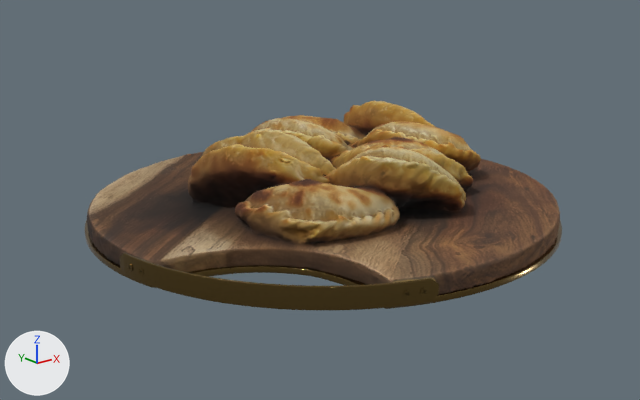
The glTF model hhm_empanadas.glb, before and after one commit.
Before and after are seen from a camera (50 mm lens) standing at (-0.41, -0.507, 0.186) and looking at (-0.008, -0.005, -0.015). The axes (+X, +Y, +Z) are drawn at lower left. The lights are the same throughout. Vertices at the same position are counted once.

The older version as bpy lines, for what is in view:
```python
me_mesh_0 = bpy.data.meshes.new('Mesh_0')
me_mesh_0.from_pydata(...)  # 16332 vertices, 32034 faces; spans x -0.712..0.71, y -0.709..0.707, z -0.115..0.155
me_mesh_0.materials.append(mat_blinn3)  # picture img_blinn3__base_color__image
me_mesh_1 = bpy.data.meshes.new('Mesh_1')
me_mesh_1.from_pydata(...)  # 2117 vertices, 3870 faces; spans x -0.715..0.711, y -0.716..0.711, z -0.12..-0.054
me_mesh_1.materials.append(mat_blinn1)  # brown #776238
ob_base_primitive0 = bpy.data.objects.new('Base_primitive0', me_mesh_1)
ob_base_primitive0.parent = ob_base
ob_base_primitive0.location = (0.0, 0.0, 0.0)
ob_comida = bpy.data.objects.new('Comida', me_mesh_0)
ob_comida.parent = ob_empanadas_grp
ob_comida.location = (0.0, 0.0, 0.0)
ob_empanadas_grp = bpy.data.objects.new('Empanadas_grp', None)
ob_empanadas_grp.parent = ob_root
ob_empanadas_grp.location = (0.0, 0.0, 0.0)
```
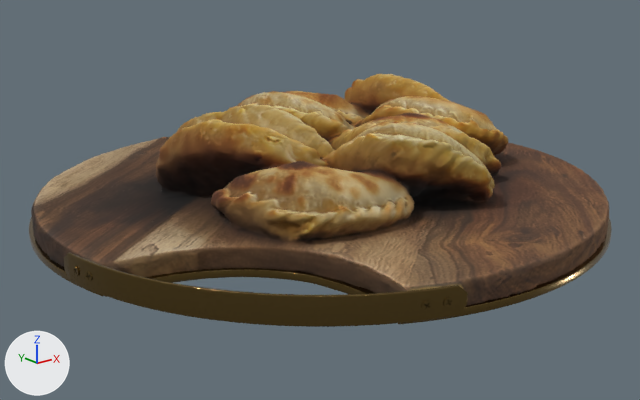
ob_empanadas_grp is not drawn itself; it is the parent of ob_comida, ob_base.

The newer file is also rescaled (x1.2), turned or shifted as a whole; pictures and numbers use the older file's frame.

The edits, one by one:
me_mesh_0 has 16332 vertices, 32034 faces and spans x -0.712..0.71, y -0.709..0.707, z -0.115..0.155.
me_mesh_0 is used by ob_comida; parent ob_empanadas_grp; location (0.0, 0.0, 0.0).
me_mesh_0 part 1: the whole mesh is scaled about its middle by (0.3, -0.3, 0.3), then moved by (-0.001, 0.003, -0.002).
me_mesh_1 has 2117 vertices, 3870 faces and spans x -0.715..0.711, y -0.716..0.711, z -0.12..-0.054.
me_mesh_1 is used by ob_base_primitive0; parent ob_base; location (0.0, 0.0, 0.0).
me_mesh_1 part 2: the whole mesh is scaled about its middle by (0.3, -0.3, 0.3), then moved by (0.0, 0.005, 0.073).
In object 'Empanadas_grp' (ob_empanadas_grp), parent is no longer ob_root.

What differs and where, as boxes (x1, y1, x2, y2) in the pictures (640 x 400 px):
'Comida', mesh rescaled, moved (22% wider, 19% taller)
    before: (87, 101, 560, 295)
    after: (31, 74, 609, 306)
'Base_primitive0', mesh rescaled, moved (22% wider, 22% taller)
    before: (85, 220, 562, 310)
    after: (29, 217, 612, 327)
'Base_primitive1', moved
    before: (128, 265, 427, 297)
    after: (74, 269, 452, 309)
